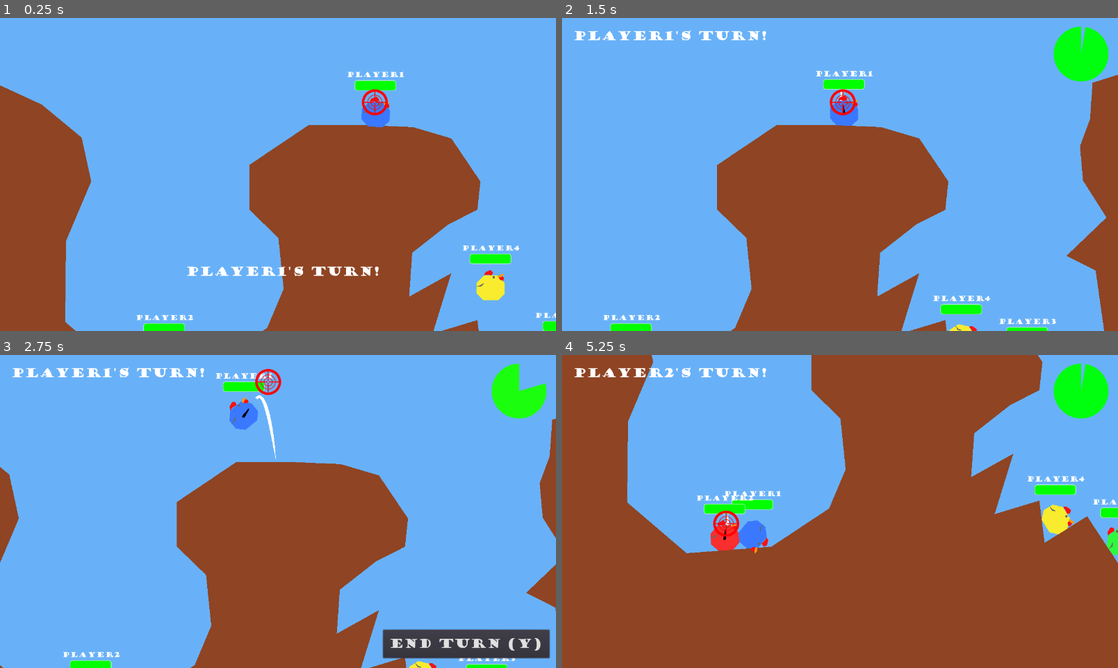
Above: before the commit, frames 1-4 (two rows, left to right).
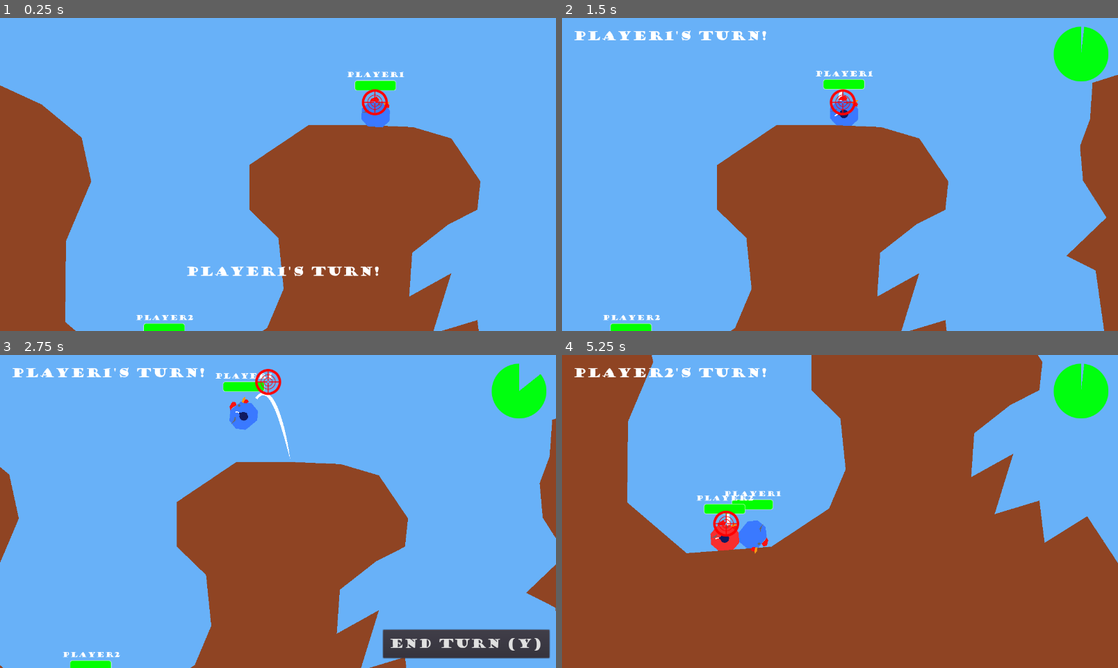
Above: after the commit, the same moments.

Repository: Athakaspen/NotWorms
Game: Godot game, scene res://MainScenes/Level.tscn
Same seed, same stepped clock (60 frames per second), same inputs: the game is played once before the commit and once after it.
Inputs (mouse positions are in pixels of both pictures, inside the frame that each line leads up to):
- Up to frame 1 (0.25 s): no input
- Up to frame 2 (1.5 s): move the mouse to (867, 174) at 0.52 s; hold D (right) 0.53-1.25 s; hold Mouse wheel down (power_down, bound only before the commit) 0.53-1.25 s; tap W (jump) at 0.77, 1.07 s; tap Mouse wheel up (power_up, bound only before the commit) at 0.8 s; click "Ready (Y)" at 1.25 s
- Up to frame 3 (2.75 s): move the mouse to (250, 511) at 2.02 s; hold A (left) from 2.03 s (still down); tap Mouse wheel up (power_up, bound only before the commit) at 2.1 s; tap W (jump) at 2.27, 2.57 s; tap Y (ready) at 2.3 s
- Up to frame 4 (5.25 s): move the mouse to (851, 505) at 2.77 s; release A (left) at 2.78 s; hold Y (ready) 2.78-3.53 s; hold D (right) 2.78-4.28 s; click (851, 505) at 3.05 s; move the mouse to (834, 517) at 3.52 s; click (834, 517) at 3.6 s; tap W (jump) at 3.77, 3.8, 4.07 s; move the mouse to (878, 514) at 4.27 s; hold A (left) 4.28-5 s; hold W (jump) 4.28-5 s; tap Mouse wheel down (power_down, bound only before the commit) at 4.55 s; click "Ready (Y)" at 5 s

The runs differ from the first frame. In frame 1, 0.8% of the frame differs, in the area x 83-100%, y 72-100%; in frame 2, 0.7%; in frame 3, 1.7%, in the area x 42-99%, y 2-100%; in frame 4, 1.1%.

Commit message:
Whoops... Finished oneshot, now I'm almost done adding a second weapon

Diff:
--- a/MainScenes/Level.tscn
+++ b/MainScenes/Level.tscn
@@ -46,30 +46,6 @@
 
 [node name="SpritePoly" parent="TurnQueue/Player2/PlayerBody" index="0"]
 color = Color( 0.980392, 0.184314, 0.184314, 1 )
-
-[node name="Player3" parent="TurnQueue" instance=ExtResource( 3 )]
-
-[node name="PlayerBody" parent="TurnQueue/Player3" index="0"]
-position = Vector2( 1300.1, 748 )
-
-[node name="SpritePoly" parent="TurnQueue/Player3/PlayerBody" index="0"]
-color = Color( 0.184314, 0.980392, 0.25098, 1 )
-
-[node name="Player4" parent="TurnQueue" instance=ExtResource( 3 )]
-
-[node name="PlayerBody" parent="TurnQueue/Player4" index="0"]
-position = Vector2( 1129, 588 )
-
-[node name="SpritePoly" parent="TurnQueue/Player4/PlayerBody" index="0"]
-color = Color( 0.980392, 0.929412, 0.184314, 1 )
-
-[node name="Player5" parent="TurnQueue" instance=ExtResource( 3 )]
-
-[node name="PlayerBody" parent="TurnQueue/Player5" index="0"]
-position = Vector2( 1626, 157 )
-
-[node name="SpritePoly" parent="TurnQueue/Player5/PlayerBody" index="0"]
-color = Color( 0.768627, 0.184314, 0.980392, 1 )
 
 [node name="CameraLimit" type="Position2D" parent="."]
 position = Vector2( 1920, 1080 )
@@ -200,9 +176,3 @@
 [editable path="TurnQueue/Player1/PlayerBody"]
 [editable path="TurnQueue/Player2"]
 [editable path="TurnQueue/Player2/PlayerBody"]
-[editable path="TurnQueue/Player3"]
-[editable path="TurnQueue/Player3/PlayerBody"]
-[editable path="TurnQueue/Player4"]
-[editable path="TurnQueue/Player4/PlayerBody"]
-[editable path="TurnQueue/Player5"]
-[editable path="TurnQueue/Player5/PlayerBody"]
--- a/Scripts/PlayerBody.gd
+++ b/Scripts/PlayerBody.gd
@@ -19,7 +19,8 @@
 var is_active := false
 
 var weapon_path_list = [
-	 "res://SubScenes/Weapons/Launcher.tscn"
+	"res://SubScenes/Weapons/BouncyBomb.tscn",
+	"res://SubScenes/Weapons/RocketLauncher.tscn"
 ]
 var weapons = {}
 var cur_weapon
@@ -32,8 +33,10 @@
 	for w_path in weapon_path_list:
 		var w = load(w_path).instance()
 		weapons[w.id_string] = w
+		w.owning_player = parent.name
 
-	switch_weapon("launcher")
+	# default weapon
+	switch_weapon("rocket")
 
 	set_turn_active(false)
 
@@ -83,10 +86,8 @@
 
 	if event.is_action_pressed("shoot"):
 		cur_weapon.do_shoot(position.distance_to(parent.aim_point.position))
-	elif event.is_action_pressed("power_up"):
-		cur_weapon.do_power_up()
-	elif event.is_action_pressed("power_down"):
-		cur_weapon.do_power_down()
+		if MatchInfo.oneshot:
+			parent.end_turn()
 
 func _physics_process(delta: float) -> void:
 
--- a/Scripts/Singletons/MatchInfo.gd
+++ b/Scripts/Singletons/MatchInfo.gd
@@ -9,6 +9,11 @@
 
 var projectile_holder : Node2D
 var terrain_holder : Node2D
+
+# Whether the player is allowed more than one shot per turn
+var oneshot = true
+# Length of each turn, in seconds
+var turn_duration : float = 10.0
 
 # Called when the node enters the scene tree for the first time.
 func _ready():
--- a/Scripts/TurnQueue.gd
+++ b/Scripts/TurnQueue.gd
@@ -4,7 +4,7 @@
 
 var winscreen_path := "res://MainScenes/WinScreen.tscn"
 
-export(float) var turnDuration = 7.0
+var turnDuration : float
 
 enum State {
 	INIT,
@@ -33,6 +33,7 @@
 func initialize():
 	player_list = get_children()
 	MatchInfo.initialize_match(self)
+	turnDuration = MatchInfo.turn_duration
 	main_loop()
 
 func main_loop():
@@ -42,7 +43,9 @@
 		yield(init_preturn(), "completed")
 
 		# Stop if we've detected that the game is over
-		if STATE == State.GAMEOVER: break
+		if STATE == State.GAMEOVER:
+			do_endgame()
+			break
 		if active_player.is_dead:
 			continue
 
@@ -50,7 +53,9 @@
 		yield(play_turn(), "completed")
 
 		# Stop if we've detected that the game is over
-		if STATE == State.GAMEOVER: break
+		if STATE == State.GAMEOVER:
+			do_endgame()
+			break
 
 		# This state is to wait until all explosives explode
 		STATE = State.POSTTURN
@@ -58,7 +63,9 @@
 		yield(init_postturn(), "completed")
 
 		# Stop if we've detected that the game is over
-		if STATE == State.GAMEOVER: break
+		if STATE == State.GAMEOVER:
+			do_endgame()
+			break
 
 func get_next_player():
 	var new_player = null
@@ -87,6 +94,14 @@
 	yield(MatchInfo.projectile_holder, "no_children")
 	yield(get_tree().create_timer(1.0), "timeout")
 
+func do_endgame():
+	CAM_MODE = CamMode.PROJECTILE
+	yield(get_tree().create_timer(1.0), "timeout")
+	# Remove the winner as a child or it will be forceably deleted
+	remove_child(winner)
+	# Go straight to win screen
+	get_tree().change_scene(winscreen_path)
+
 func get_current_player() -> Player:
 	return active_player
 
@@ -114,12 +129,7 @@
 
 		winner.set_invincible()
 
-		# Remove the winner as a child or it will be forceably deleted
-		remove_child(winner)
-		# Go straight to win screen
-		get_tree().change_scene(winscreen_path)
-
-		pass
+		return
 	else:
 		# Num Players is 0, we have a problem
 		print("This is a problem")
--- /dev/null
+++ b/SubScenes/Weapons/BouncyBomb.gd
@@ -0,0 +1,83 @@
+extends Node2D
+
+var id_string = "bomb"
+var pretty_name = "Bouncy Bomb"
+var description = "Throw it and see what happens. Blows up after 3 seconds."
+var owning_player = "UNDEFINED"
+
+var MAX_SHOOT_VEL := 1000.0
+var MIN_SHOOT_VEL := 100.0
+var projectile_mass := 1.0
+var projectile_gravity := 6.0
+
+# Length of the Trajectory Line in points
+var traj_length = 50
+
+var projectile_res = preload("res://SubScenes/Weapons/BouncyBomb_Proj.tscn")
+
+onready var shoot_point = $ShootPoint
+onready var traj_line = $TrajectoryLine
+
+# Whether this weapon is the current weapon of the player
+var is_active = false
+
+# Called when the node enters the scene tree for the first time.
+func _ready():
+	pass # Replace with function body.
+
+# dist is the distance away the player is aiming
+func do_shoot(dist : float):
+	var p = projectile_res.instance()
+	p.mass = projectile_mass
+	p.gravity_scale = projectile_gravity
+	p.transform = shoot_point.global_transform
+	MatchInfo.projectile_holder.add_child(p)
+	var shoot_velocity = get_shoot_velocity(dist)
+	p.apply_central_impulse(p.transform.x * shoot_velocity * p.mass)
+#	p.apply_central_impulse(p.transform.x * shoot_velocity * p.mass)
+	p.owning_player = owning_player
+
+func get_shoot_velocity(dist):
+	dist = clamp(dist-50, 0, 1000)
+	return dist/1000 * (MAX_SHOOT_VEL - MIN_SHOOT_VEL) + MIN_SHOOT_VEL
+
+#func do_power_up():
+#	shoot_velocity = clamp(shoot_velocity + STEP_SHOOT_VEL, MIN_SHOOT_VEL, MAX_SHOOT_VEL)
+#
+#func do_power_down():
+#	shoot_velocity = clamp(shoot_velocity - STEP_SHOOT_VEL, MIN_SHOOT_VEL, MAX_SHOOT_VEL)
+
+func set_active():
+	is_active = true
+
+func set_inactive():
+	is_active = false
+
+func _process(delta):
+	# reset the line object transform so it drawin in the right place
+	traj_line.global_transform = Transform.IDENTITY
+
+var line_detail = 0.02
+
+# This was basically taken from the destructable terrain video too
+# dist is the distance of the aim spot from the player
+func update_trajectory(dist):
+	traj_line.clear_points()
+	var pos = shoot_point.global_position
+	var vel = shoot_point.global_transform.x * get_shoot_velocity(dist)
+#	var vel = shoot_point.global_transform.x * shoot_velocity
+	for _i in range(traj_length):
+		traj_line.add_point(pos)
+		# the number is a scalar that makes it line up, found from trial and error
+		vel.y += projectile_gravity * line_detail * 110
+		pos += vel * line_detail
+
+		# stop the line when it hits terrain
+		var did_collide = false
+		for terrain_body in MatchInfo.terrain_holder.get_children():
+			var terr_poly = terrain_body.get_node("RenderPoly")
+			if Geometry.is_point_in_polygon(terr_poly.to_local(pos), terr_poly.polygon):
+				did_collide = true
+				break
+		if did_collide:
+			break
--- /dev/null
+++ b/SubScenes/Weapons/BouncyBomb.tscn
@@ -0,0 +1,29 @@
+[gd_scene load_steps=3 format=2]
+
+[ext_resource path="res://SubScenes/Weapons/BouncyBomb.gd" type="Script" id=1]
+
+[sub_resource type="Curve" id=1]
+_data = [ Vector2( 0, 0.727273 ), 0.0, 0.644156, 0, 0, Vector2( 0.290323, 0.990909 ), 0.0, 0.0, 0, 0, Vector2( 1, 0 ), -3.01948, 0.0, 0, 0 ]
+
+[node name="BouncyBomb" type="Node2D"]
+script = ExtResource( 1 )
+
+[node name="BombGraphic" type="Polygon2D" parent="."]
+position = Vector2( 0, -1 )
+color = Color( 0.0705882, 0.105882, 0.384314, 1 )
+polygon = PoolVector2Array( -3, 11, -8, 7, -10, 2, -9, -3, -7, -6, -2, -9, -2, -12, 2, -12, 2, -9, 7, -7, 9, -3, 10, 3, 8, 6, 6, 9, 3, 11 )
+
+[node name="Fuse" type="Polygon2D" parent="BombGraphic"]
+polygon = PoolVector2Array( -1, -12, -1, -15, -4, -19, -2, -21, 1, -16, 1, -12 )
+
+[node name="ShootPoint" type="Position2D" parent="."]
+position = Vector2( 50, 0 )
+__meta__ = {
+"_gizmo_extents_": 5.0
+}
+
+[node name="TrajectoryLine" type="Line2D" parent="."]
+z_index = -5
+width = 8.0
+width_curve = SubResource( 1 )
+default_color = Color( 1, 1, 1, 1 )
--- /dev/null
+++ b/SubScenes/Weapons/BouncyBomb_Proj.gd
@@ -0,0 +1,66 @@
+extends RigidBody2D
+
+
+var explosion_radius = 100
+var explosion_force = 500
+var explosion_damage = 25
+var explosion_delay = 3.0
+var owning_player = "UNDEFINED"
+
+# Called when the node enters the scene tree for the first time.
+func _ready() -> void:
+
+	$Timer.start(explosion_delay)
+
+	# This code taken directly from the destructible terrain demo
+	var nb_points = 32
+	var points = PoolVector2Array()
+	for i in range(nb_points+1):
+		var point = deg2rad(i * 360.0 / nb_points - 90)
+		points.push_back(Vector2.ZERO + Vector2(cos(point), sin(point)) * explosion_radius)
+	$ExplosionArea/DestructionPolygon.polygon = points
+
+	# apply random spin for style points.
+	# The delay is because of an engine bug that ignores
+	# torque_impulses when an object is first created
+	yield(get_tree().create_timer(0.05), "timeout")
+	apply_torque_impulse(rand_range(-1000, 1000))
+
+
+# Called every frame. 'delta' is the elapsed time since the previous frame.
+#func _process(delta):
+#	pass
+
+func explode() -> void:
+#	for x in affected:
+#		x.apply_central_impulse((x.global_position - global_position).normalized() * explosion_force)
+#	var inst = particles.instance()
+#	inst.global_position = global_position
+#	get_parent().call_deferred("add_child", inst)
+
+	# TODO: Add a list of bodies that were created this frame,
+	# and check all of those too
+
+	for body in $ExplosionArea.get_overlapping_bodies():
+		#print (body)
+		if body.is_in_group("Destructible"):
+			body.get_parent().clip(body, $ExplosionArea/DestructionPolygon)
+
+		else:
+			if body.is_in_group("Knockback"):
+				body.apply_central_impulse( \
+					(body.global_position - global_position).normalized() * explosion_force)
+			if body.is_in_group("Damageable"):
+				body.get_parent().do_damage(explosion_damage)
+
+	call_deferred("queue_free")
+
+func _on_Timer_timeout():
+
+	# Only enable collision monitoring just before explosion
+	$ExplosionArea.monitoring = true
+	$ExplosionArea.monitorable = true
+	yield(get_tree(), "physics_frame")
+	yield(get_tree(), "physics_frame")
+
+	explode()
--- a/SubScenes/Weapons/Bomb.tscn
+++ b/SubScenes/Weapons/BouncyBomb_Proj.tscn
@@ -1,11 +1,11 @@
 [gd_scene load_steps=3 format=2]
 
-[ext_resource path="res://Scripts/Bomb.gd" type="Script" id=1]
+[ext_resource path="res://SubScenes/Weapons/BouncyBomb_Proj.gd" type="Script" id=1]
 
 [sub_resource type="CircleShape2D" id=1]
 radius = 9.5
 
-[node name="Bomb" type="RigidBody2D" groups=["Knockback"]]
+[node name="BouncyBomb_Proj" type="RigidBody2D" groups=["Knockback"]]
 gravity_scale = 6.0
 can_sleep = false
 script = ExtResource( 1 )
@@ -31,8 +31,6 @@
 polygon = PoolVector2Array( -30, -43, 17, -51, 42, -34, 53, 6, 34, 41, -2, 49, -35, 41, -49, 18, -51, -11 )
 
 [node name="Timer" type="Timer" parent="."]
-wait_time = 2.5
 one_shot = true
-autostart = true
 
 [connection signal="timeout" from="Timer" to="." method="_on_Timer_timeout"]
--- a/SubScenes/Weapons/Launcher.tscn
+++ /dev/null
@@ -1,25 +0,0 @@
-[gd_scene load_steps=3 format=2]
-
-[ext_resource path="res://SubScenes/Weapons/Launcher.gd" type="Script" id=1]
-
-[sub_resource type="Curve" id=1]
-_data = [ Vector2( 0, 0.727273 ), 0.0, 0.644156, 0, 0, Vector2( 0.290323, 0.990909 ), 0.0, 0.0, 0, 0, Vector2( 1, 0 ), -3.01948, 0.0, 0, 0 ]
-
-[node name="Launcher" type="Node2D"]
-script = ExtResource( 1 )
-
-[node name="SpritePoly" type="Polygon2D" parent="."]
-color = Color( 0, 0, 0, 1 )
-polygon = PoolVector2Array( -3, 3, -3, -3, 4, -3, 21, -1, 21, 1, 4, 3 )
-
-[node name="ShootPoint" type="Position2D" parent="."]
-position = Vector2( 50, 0 )
-__meta__ = {
-"_gizmo_extents_": 5.0
-}
-
-[node name="TrajectoryLine" type="Line2D" parent="."]
-z_index = -5
-width = 8.0
-width_curve = SubResource( 1 )
-default_color = Color( 1, 1, 1, 1 )
--- a/SubScenes/Weapons/Launcher.gd
+++ b/SubScenes/Weapons/RocketLauncher.gd
@@ -1,20 +1,19 @@
 extends Node2D
 
-var id_string = "launcher"
-var pretty_name = "Launcher"
-var description = "Does what is says on the tin. Launches."
+var id_string = "rocket"
+var pretty_name = "Rocket Launcher"
+var description = "Explodes on impact."
+var owning_player = "UNDEFINED"
 
-var MAX_SHOOT_VEL := 1000.0
-var MIN_SHOOT_VEL := 200.0
-var STEP_SHOOT_VEL:= 50.0
-var shoot_velocity := 600.0
+var MAX_SHOOT_VEL := 1300.0
+var MIN_SHOOT_VEL := 100.0
 var projectile_mass := 1.0
 var projectile_gravity := 6.0
 
 # Length of the Trajectory Line in points
-var traj_length = 100
+var traj_length = 69
 
-var projectile_res = preload("res://SubScenes/Weapons/Bomb.tscn")
+var projectile_res = preload("res://SubScenes/Weapons/RocketLauncher_Proj.tscn")
 
 onready var shoot_point = $ShootPoint
 onready var traj_line = $TrajectoryLine
@@ -33,14 +32,20 @@
 	p.gravity_scale = projectile_gravity
 	p.transform = shoot_point.global_transform
 	MatchInfo.projectile_holder.add_child(p)
-	p.apply_central_impulse(p.transform.x * dist * p.mass)
+	var shoot_velocity = get_shoot_velocity(dist)
+	p.apply_central_impulse(p.transform.x * shoot_velocity * p.mass)
 #	p.apply_central_impulse(p.transform.x * shoot_velocity * p.mass)
+	p.owning_player = owning_player
 
-func do_power_up():
-	shoot_velocity = clamp(shoot_velocity + STEP_SHOOT_VEL, MIN_SHOOT_VEL, MAX_SHOOT_VEL)
+func get_shoot_velocity(dist):
+	dist = clamp(dist-50, 0, 1000)
+	return dist/1000 * (MAX_SHOOT_VEL - MIN_SHOOT_VEL) + MIN_SHOOT_VEL
 
-func do_power_down():
-	shoot_velocity = clamp(shoot_velocity - STEP_SHOOT_VEL, MIN_SHOOT_VEL, MAX_SHOOT_VEL)
+#func do_power_up():
+#	shoot_velocity = clamp(shoot_velocity + STEP_SHOOT_VEL, MIN_SHOOT_VEL, MAX_SHOOT_VEL)
+#
+#func do_power_down():
+#	shoot_velocity = clamp(shoot_velocity - STEP_SHOOT_VEL, MIN_SHOOT_VEL, MAX_SHOOT_VEL)
 
 func set_active():
 	is_active = true
@@ -59,12 +64,12 @@
 func update_trajectory(dist):
 	traj_line.clear_points()
 	var pos = shoot_point.global_position
-	var vel = shoot_point.global_transform.x * dist
+	var vel = shoot_point.global_transform.x * get_shoot_velocity(dist)
 #	var vel = shoot_point.global_transform.x * shoot_velocity
-	for i in range(traj_length):
+	for _i in range(traj_length):
 		traj_line.add_point(pos)
 		# the number is a scalar that makes it line up, found from trial and error
-		vel.y += projectile_gravity * line_detail * 103.6
+		vel.y += projectile_gravity * line_detail * 110
 		pos += vel * line_detail
 
 		# stop the line when it hits terrain
--- /dev/null
+++ b/SubScenes/Weapons/RocketLauncher.tscn
@@ -0,0 +1,29 @@
+[gd_scene load_steps=3 format=2]
+
+[ext_resource path="res://SubScenes/Weapons/RocketLauncher.gd" type="Script" id=1]
+
+[sub_resource type="Curve" id=1]
+_data = [ Vector2( 0, 0.727273 ), 0.0, 0.644156, 0, 0, Vector2( 0.290323, 0.990909 ), 0.0, 0.0, 0, 0, Vector2( 1, 0 ), -3.01948, 0.0, 0, 0 ]
+
+[node name="RocketLauncher" type="Node2D"]
+script = ExtResource( 1 )
+
+[node name="BombGraphic" type="Polygon2D" parent="."]
+position = Vector2( 0, -1 )
+color = Color( 0.0705882, 0.105882, 0.384314, 1 )
+polygon = PoolVector2Array( -3, 11, -8, 7, -10, 2, -9, -3, -7, -6, -2, -9, -2, -12, 2, -12, 2, -9, 7, -7, 9, -3, 10, 3, 8, 6, 6, 9, 3, 11 )
+
+[node name="Fuse" type="Polygon2D" parent="BombGraphic"]
+polygon = PoolVector2Array( -1, -12, -1, -15, -4, -19, -2, -21, 1, -16, 1, -12 )
+
+[node name="ShootPoint" type="Position2D" parent="."]
+position = Vector2( 50, 0 )
+__meta__ = {
+"_gizmo_extents_": 5.0
+}
+
+[node name="TrajectoryLine" type="Line2D" parent="."]
+z_index = -5
+width = 8.0
+width_curve = SubResource( 1 )
+default_color = Color( 1, 1, 1, 1 )
--- a/Scripts/Bomb.gd
+++ b/SubScenes/Weapons/RocketLauncher_Proj.gd
@@ -1,12 +1,21 @@
 extends RigidBody2D
 
+var explosion_radius = 50
+var explosion_force = 400
+var explosion_damage = 20
+var owning_player = "UNDEFINED"
 
-var explosion_radius = 69
-var explosion_force = 400
-var explosion_damage = 15
+# If we hit nothing in this long, explode
+var explosion_delay = 5.0
+
+# used to make sure we don't try to explode more than once
+var exploded := false
 
 # Called when the node enters the scene tree for the first time.
 func _ready() -> void:
+
+	# Backup kill fuse
+	$Timer.start(explosion_delay)
 
 	# This code taken directly from the destructible terrain demo
 	var nb_points = 32
@@ -16,18 +25,14 @@
 		points.push_back(Vector2.ZERO + Vector2(cos(point), sin(point)) * explosion_radius)
 	$ExplosionArea/DestructionPolygon.polygon = points
 
-	# apply random spin for style points.
-	# The delay is because of an engine bug that ignores
-	# torque_impulses when an object is first created
-	yield(get_tree().create_timer(0.05), "timeout")
-	apply_torque_impulse(rand_range(-1000, 1000))
-
 
 # Called every frame. 'delta' is the elapsed time since the previous frame.
-#func _process(delta):
-#	pass
+func _physics_process(delta):
+	self.rotation = linear_velocity.angle()
 
 func explode() -> void:
+	if exploded: return
+	exploded = true
 #	for x in affected:
 #		x.apply_central_impulse((x.global_position - global_position).normalized() * explosion_force)
 #	var inst = particles.instance()
@@ -46,17 +51,18 @@
 			if body.is_in_group("Knockback"):
 				body.apply_central_impulse( \
 					(body.global_position - global_position).normalized() * explosion_force)
+				# Rocket jumping
+				if body.get_parent().name == owning_player:
+					body.apply_central_impulse( \
+						(body.global_position - global_position).normalized() * explosion_force * 6.9)
 			if body.is_in_group("Damageable"):
 				body.get_parent().do_damage(explosion_damage)
 
 	call_deferred("queue_free")
 
 func _on_Timer_timeout():
+	explode()
 
-	# Only enable collision monitoring just before explosion
-	$ExplosionArea.monitoring = true
-	$ExplosionArea.monitorable = true
-	yield(get_tree(), "physics_frame")
-	yield(get_tree(), "physics_frame")
-
-	explode()
+func _on_RocketLauncher_Proj_body_entered(body):
+	if body.is_in_group("Destructible") or body.is_in_group("Damageable"):
+		explode()
--- /dev/null
+++ b/SubScenes/Weapons/RocketLauncher_Proj.tscn
@@ -0,0 +1,39 @@
+[gd_scene load_steps=3 format=2]
+
+[ext_resource path="res://SubScenes/Weapons/RocketLauncher_Proj.gd" type="Script" id=1]
+
+[sub_resource type="CapsuleShape2D" id=1]
+radius = 5.0
+height = 18.0
+
+[node name="RocketLauncher_Proj" type="RigidBody2D" groups=["Knockback"]]
+mode = 2
+gravity_scale = 6.0
+contacts_reported = 2
+contact_monitor = true
+can_sleep = false
+script = ExtResource( 1 )
+
+[node name="SpritePoly" type="Polygon2D" parent="."]
+position = Vector2( -5, 0 )
+color = Color( 0.956863, 0.337255, 0, 1 )
+polygon = PoolVector2Array( -9, 5, -9, -5, 14, -5, 14, 5 )
+
+[node name="Fuse" type="Polygon2D" parent="SpritePoly"]
+polygon = PoolVector2Array( 14, 5, 14, -5, 17, -4, 19, -1, 19, 1, 17, 4 )
+
+[node name="CollisionShape2D" type="CollisionShape2D" parent="."]
+rotation = 1.5708
+shape = SubResource( 1 )
+
+[node name="ExplosionArea" type="Area2D" parent="."]
+
+[node name="DestructionPolygon" type="CollisionPolygon2D" parent="ExplosionArea"]
+visible = false
+polygon = PoolVector2Array( -30, -43, 17, -51, 42, -34, 53, 6, 34, 41, -2, 49, -35, 41, -49, 18, -51, -11 )
+
+[node name="Timer" type="Timer" parent="."]
+one_shot = true
+
+[connection signal="body_entered" from="." to="." method="_on_RocketLauncher_Proj_body_entered"]
+[connection signal="timeout" from="Timer" to="." method="_on_Timer_timeout"]
--- a/project.godot
+++ b/project.godot
@@ -83,23 +83,13 @@
 menu_next={
 "deadzone": 0.5,
 "events": [ Object(InputEventJoypadButton,"resource_local_to_scene":false,"resource_name":"","device":0,"button_index":5,"pressure":0.0,"pressed":false,"script":null)
+, Object(InputEventMouseButton,"resource_local_to_scene":false,"resource_name":"","device":0,"alt":false,"shift":false,"control":false,"meta":false,"command":false,"button_mask":0,"position":Vector2( 0, 0 ),"global_position":Vector2( 0, 0 ),"factor":1.0,"button_index":5,"pressed":false,"doubleclick":false,"script":null)
  ]
 }
 menu_prev={
 "deadzone": 0.5,
 "events": [ Object(InputEventJoypadButton,"resource_local_to_scene":false,"resource_name":"","device":0,"button_index":5,"pressure":0.0,"pressed":false,"script":null)
- ]
-}
-power_up={
-"deadzone": 0.5,
-"events": [ Object(InputEventMouseButton,"resource_local_to_scene":false,"resource_name":"","device":0,"alt":false,"shift":false,"control":false,"meta":false,"command":false,"button_mask":0,"position":Vector2( 0, 0 ),"global_position":Vector2( 0, 0 ),"factor":1.0,"button_index":4,"pressed":false,"doubleclick":false,"script":null)
-, Object(InputEventJoypadButton,"resource_local_to_scene":false,"resource_name":"","device":0,"button_index":12,"pressure":0.0,"pressed":false,"script":null)
- ]
-}
-power_down={
-"deadzone": 0.5,
-"events": [ Object(InputEventMouseButton,"resource_local_to_scene":false,"resource_name":"","device":0,"alt":false,"shift":false,"control":false,"meta":false,"command":false,"button_mask":0,"position":Vector2( 0, 0 ),"global_position":Vector2( 0, 0 ),"factor":1.0,"button_index":5,"pressed":false,"doubleclick":false,"script":null)
-, Object(InputEventJoypadButton,"resource_local_to_scene":false,"resource_name":"","device":0,"button_index":13,"pressure":0.0,"pressed":false,"script":null)
+, Object(InputEventMouseButton,"resource_local_to_scene":false,"resource_name":"","device":0,"alt":false,"shift":false,"control":false,"meta":false,"command":false,"button_mask":0,"position":Vector2( 0, 0 ),"global_position":Vector2( 0, 0 ),"factor":1.0,"button_index":4,"pressed":false,"doubleclick":false,"script":null)
  ]
 }
 aim_right={
Not shown, added: SubScenes/Weapons/BouncyBomb.tscn.depren
